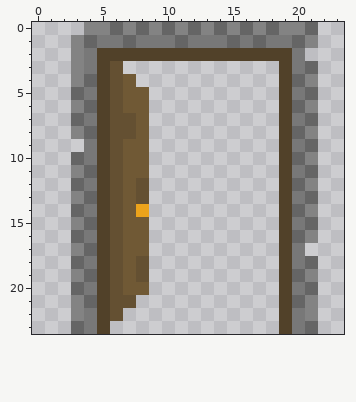
Edited in one commit: pixel-art sprite (Assets/Sprites/General/cenario-porta-4.png). This is how it looked before the edit.
The file is 24x24 pixels.
Once edited:
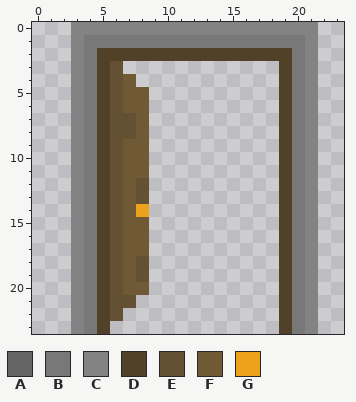
Palette (. is transparent): A #656565  B #787878  C #838383  D #514129  E #645032  F #705935  G #eca31b
The edit:
@@ x 0..23 @@
- 0 ....CCACACACACACACACCA..
- 1 ...CABBABBBABBBABABBAC..
- 2 ...CBDDDDDDDDDDDDDDDB...
- 3 ...CBDE............DBA..
- 4 ...CADEF...........DAC..
- 5 ...ABDEFF..........DBA..
- 6 ...CADEFF..........DAC..
- 7 ...ABDEEF..........DBA..
- 8 ...CADEEF..........DAC..
- 9 ....BDEFF..........DBA..
-10 ...ABDEFF..........DAC..
-11 ...CADEFF..........DBA..
-12 ...ABDEFE..........DAC..
-13 ...CADEFE..........DBA..
-14 ...ABDEFG..........DAC..
-15 ...CADEFF..........DBA..
-16 ...ABDEFF..........DAC..
-17 ...CADEFF..........DB...
-18 ...ABDEFE..........DBA..
-19 ...CADEFE..........DAC..
-20 ...ABDEFF..........DBA..
-21 ...CADEE...........DAC..
+ 0 ...CCCCCCCCCCCCCCCCCCC..
+ 1 ...CBBBBBBBBBBBBBBBBBC..
+ 2 ...CBDDDDDDDDDDDDDDDBC..
+ 3 ...CBDE............DBC..
+ 4 ...CBDEF...........DBC..
+ 5 ...CBDEFF..........DBC..
+ 6 ...CBDEFF..........DBC..
+ 7 ...CBDEEF..........DBC..
+ 8 ...CBDEEF..........DBC..
+ 9 ...CBDEFF..........DBC..
+10 ...CBDEFF..........DBC..
+11 ...CBDEFF..........DBC..
+12 ...CBDEFE..........DBC..
+13 ...CBDEFE..........DBC..
+14 ...CBDEFG..........DBC..
+15 ...CBDEFF..........DBC..
+16 ...CBDEFF..........DBC..
+17 ...CBDEFF..........DBC..
+18 ...CBDEFE..........DBC..
+19 ...CBDEFE..........DBC..
+20 ...CBDEFF..........DBC..
+21 ...CBDEE...........DBC..
 22 ...CBDE............DBC..
-23 ...ABD.............DBA..
+23 ...CBD.............DBC..
